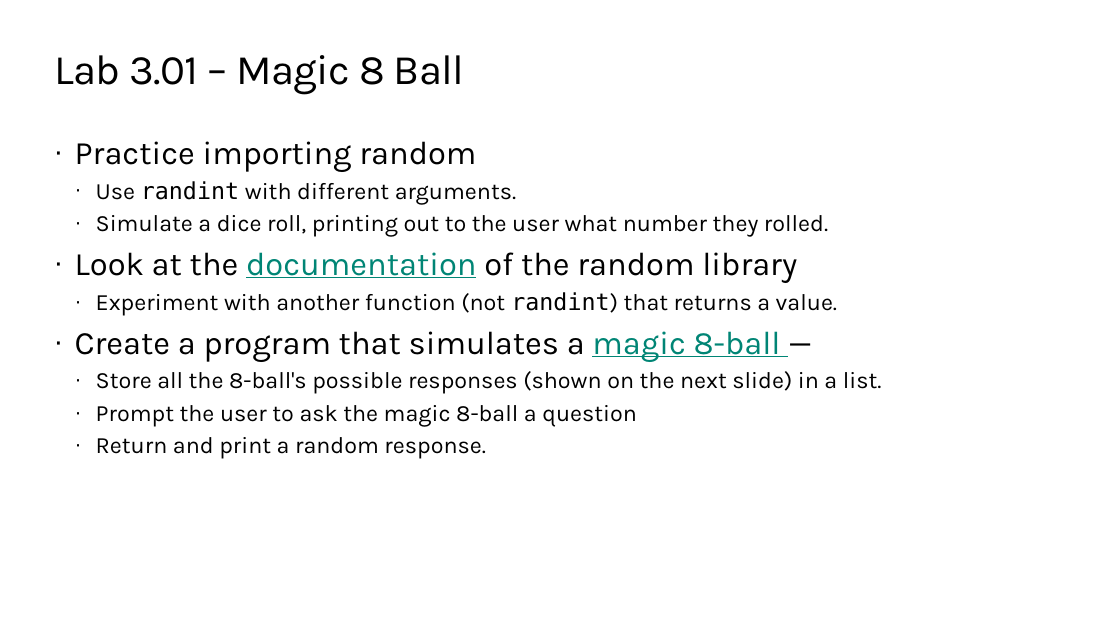
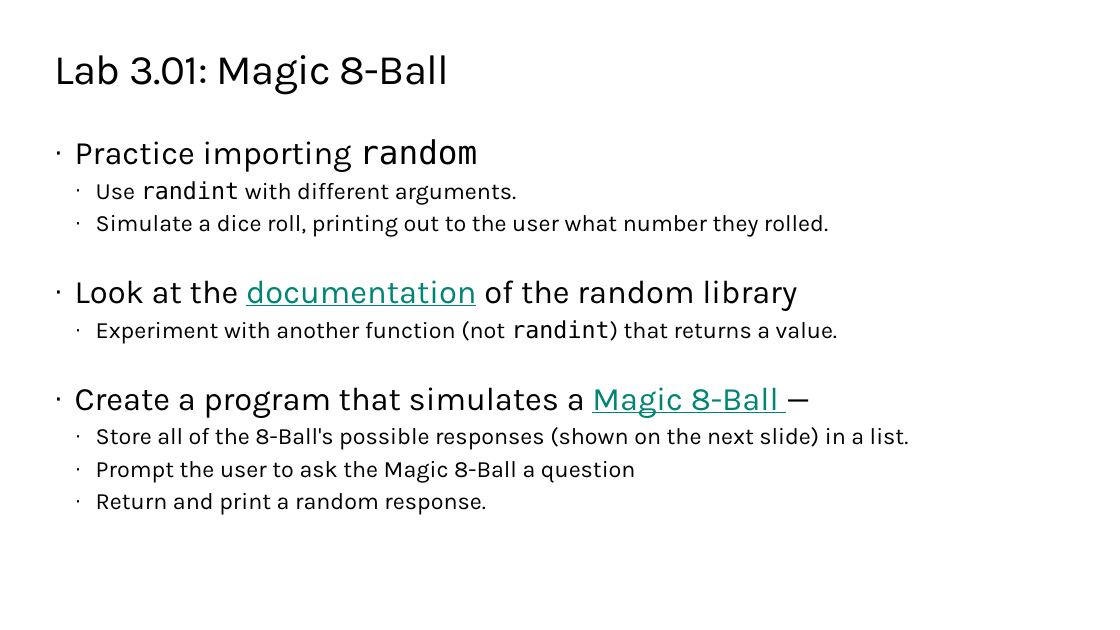
Before and after one commit to TEALSK12/2nd-semester-introduction-to-computer-science, a slide deck: slide 9 of docs/units/3_unit/slidedecks/Intro Python 3.01 TEALS.pptx (slide 10 before the commit). Drawn at 1120x630 pixels with LibreOffice and Linux fonts; fonts in the diff are those of the drawing; background and template pictures are left out. Boxes give left, top, right and bottom in pixels: in the first picture for what was removed or moved away, otherwise in the second. Text is boxed around its words. In the diff, an @@ line names an element or a change of style, - is before the commit and + after.

```diff
--- a/docs/units/3_unit/slidedecks/Intro Python 3.01 TEALS.pptx
+++ b/docs/units/3_unit/slidedecks/Intro Python 3.01 TEALS.pptx
@@ title at [54,55,450,95]: text changed @@
-Lab 3.01 – Magic 8 Ball
+Lab 3.01: Magic 8-Ball
@@ text at [75,139,477,172]: font Karla to DejaVu Sans Mono in "random" @@
@@ text at [75,387,909,482]: text changed @@
-· Create a program that simulates a magic 8-ball —
-  · Store all the 8-ball's possible responses (shown on the next slide) in a list.
-  · Prompt the user to ask the magic 8-ball a question
+· Create a program that simulates a Magic 8-Ball —
+  · Store all of the 8-Ball's possible responses (shown on the next slide) in a list.
+  · Prompt the user to ask the Magic 8-Ball a question
```
Also in this commit, not shown: 8 other slides changed, 1 slide removed, 18 other files.
